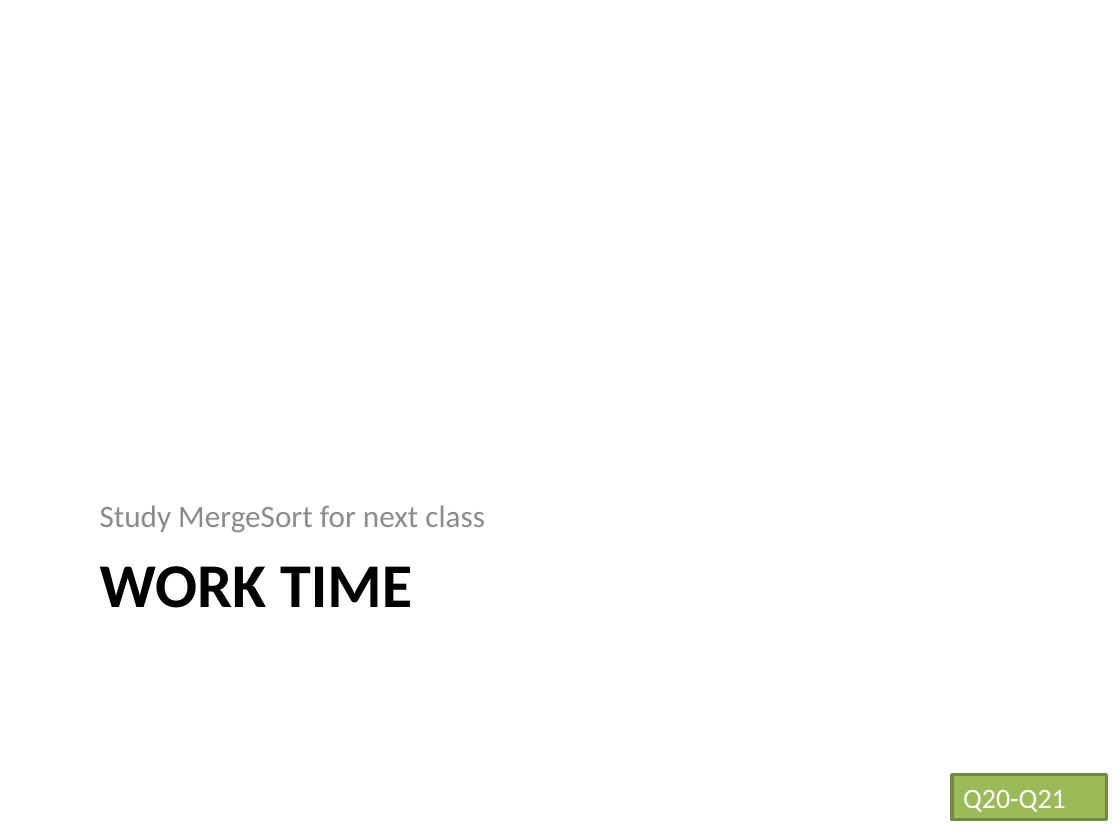
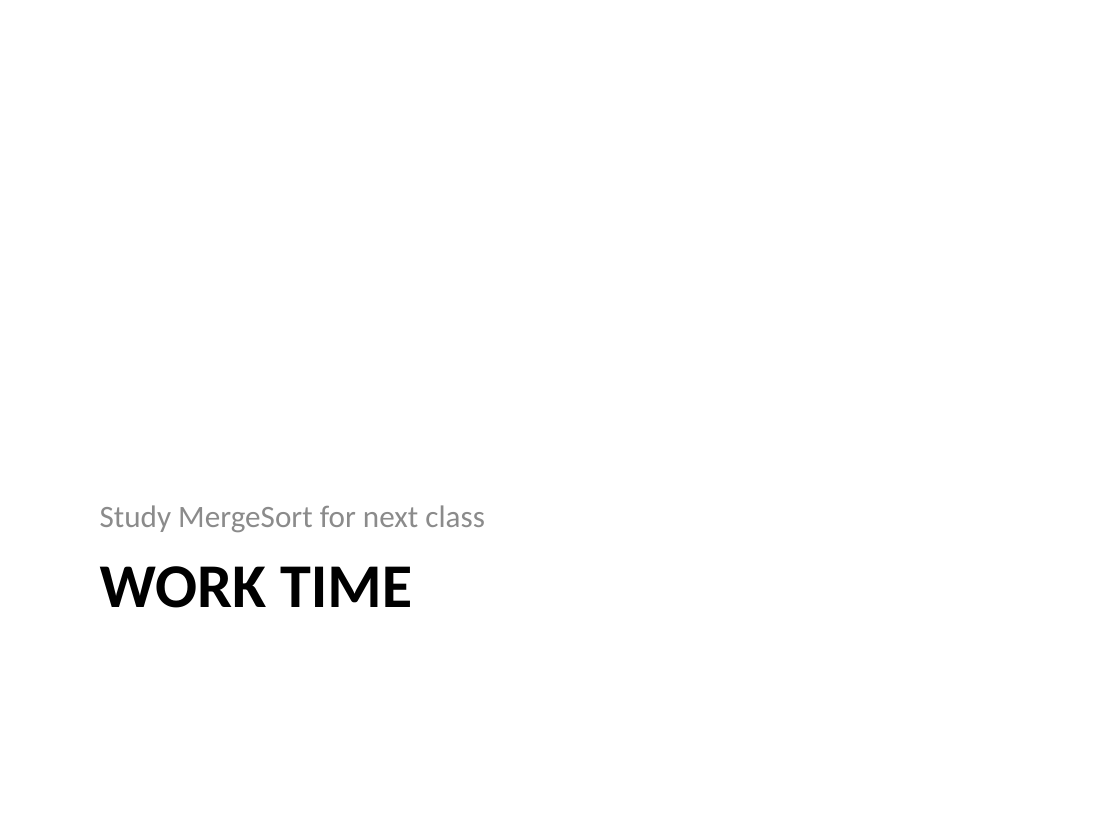
Before and after one commit to RHIT-CSSE/csse220, a slide deck: slide 4 of ClassMaterials/Sorting/Slides/Part4-BigOandBogo.pptx. Drawn at 1120x840 pixels with LibreOffice and Linux fonts; fonts in the diff are those of the drawing. Boxes give left, top, right and bottom in pixels: in the first picture for what was removed or moved away, otherwise in the second. Text is boxed around its words. In the diff, an @@ line names an element or a change of style, - is before the commit and + after.

```diff
--- a/ClassMaterials/Sorting/Slides/Part4-BigOandBogo.pptx
+++ b/ClassMaterials/Sorting/Slides/Part4-BigOandBogo.pptx
@@ rectangle removed at [952, 775, 1107, 820] @@
-Q20-Q21
```
Also in this commit, not shown: 3 other files.
